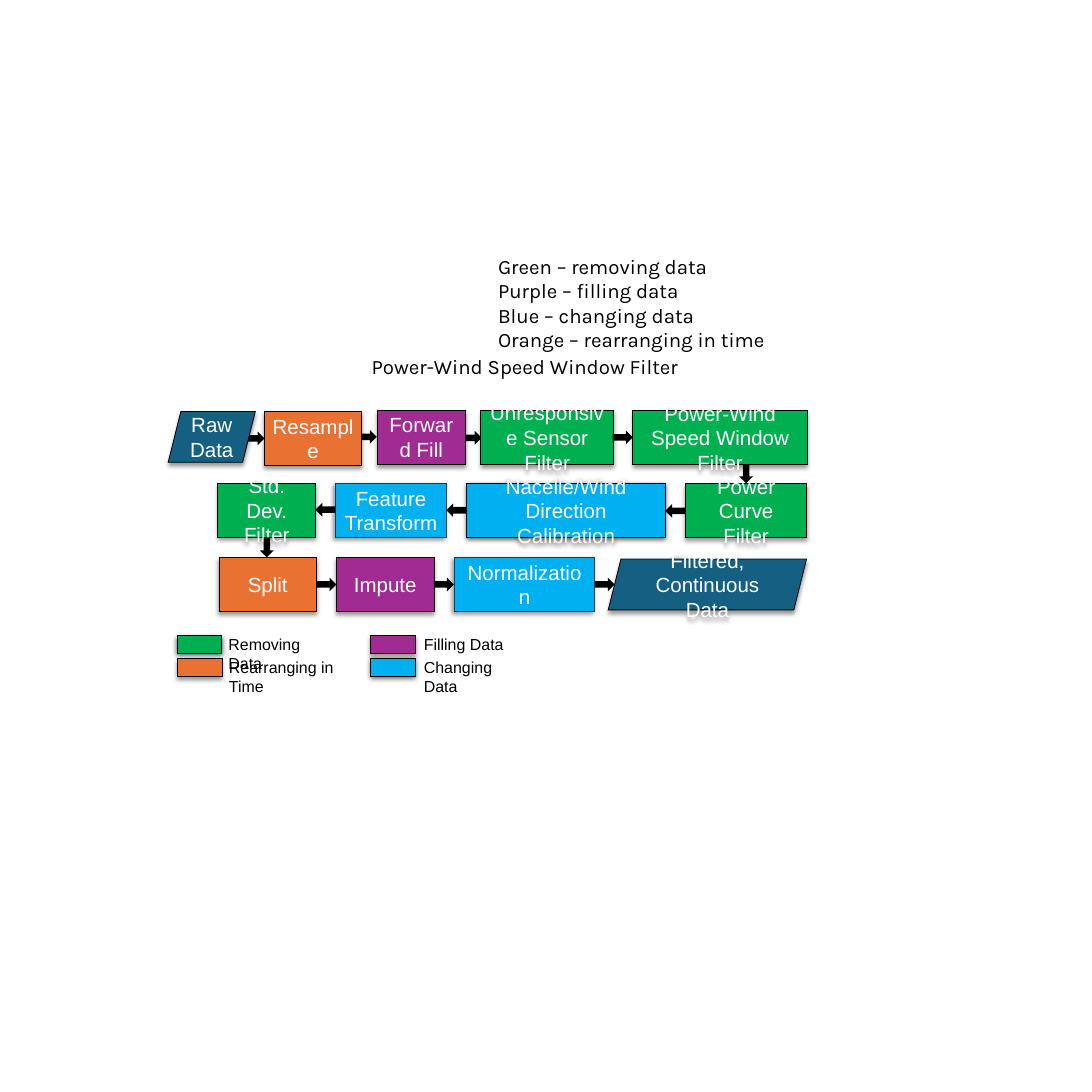
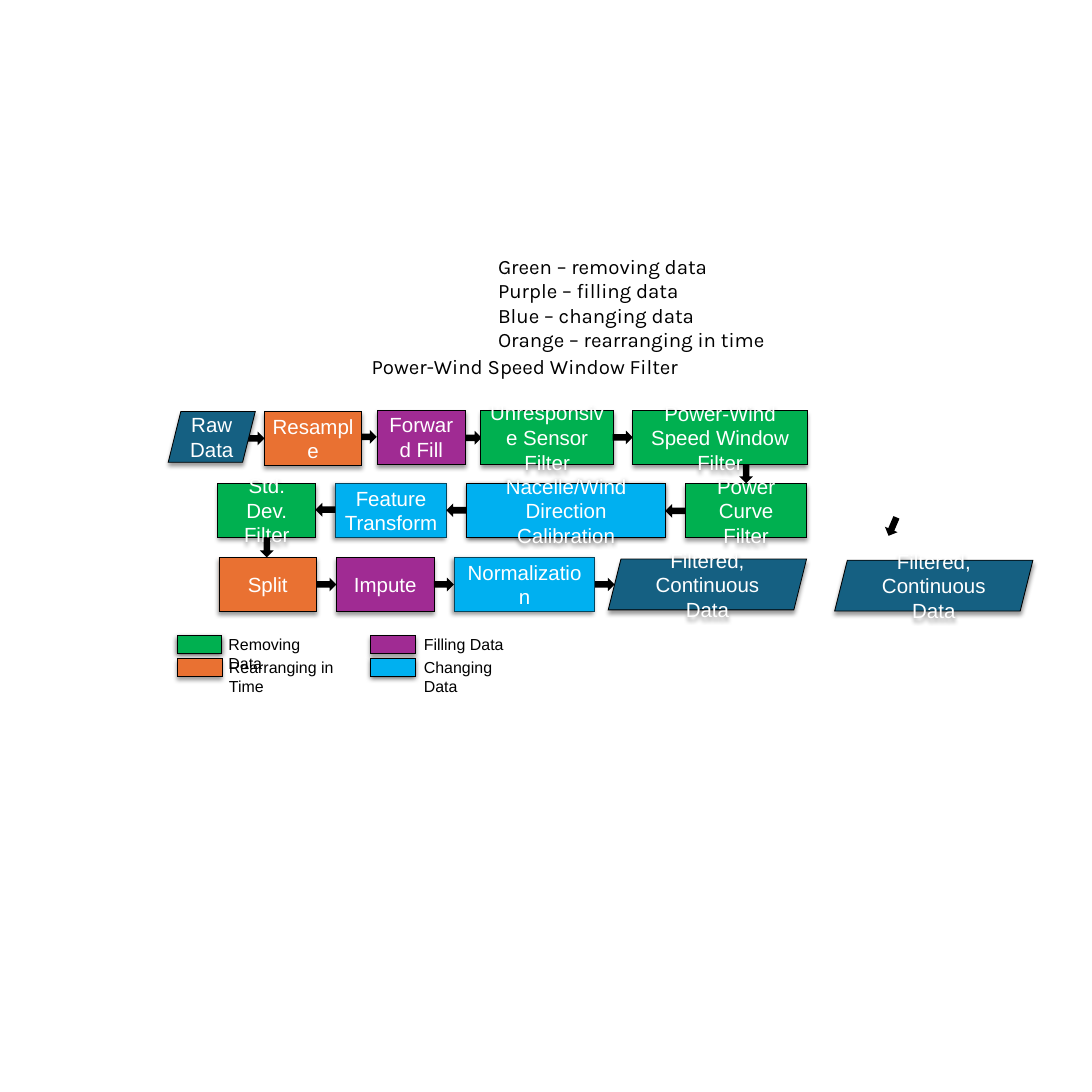
Before and after one commit to achenry/wind-forecasting, a slide deck: slide 2 of examples/figures/wind_forecasting_figs [Autosaved].pptx. Drawn at 1092x1092 pixels with LibreOffice and Linux fonts; fonts in the diff are those of the drawing. Boxes give left, top, right and bottom in pixels: in the first picture for what was removed or moved away, otherwise in the second. Text is boxed around its words. In the diff, an @@ line names an element or a change of style, - is before the commit and + after.

```diff
--- a/examples/figures/wind_forecasting_figs [Autosaved].pptx
+++ b/examples/figures/wind_forecasting_figs [Autosaved].pptx
@@ right arrow added at [885, 517, 901, 537], fill #000000, outline #000000 1.5 pt @@
@@ parallelogram added at [835, 560, 1033, 611], fill #156082, outline #000000 0.75 pt, 18 pt, text #FFFFFF @@
+Filtered, Continuous Data
```
Also in this commit, not shown: 3 other files.
